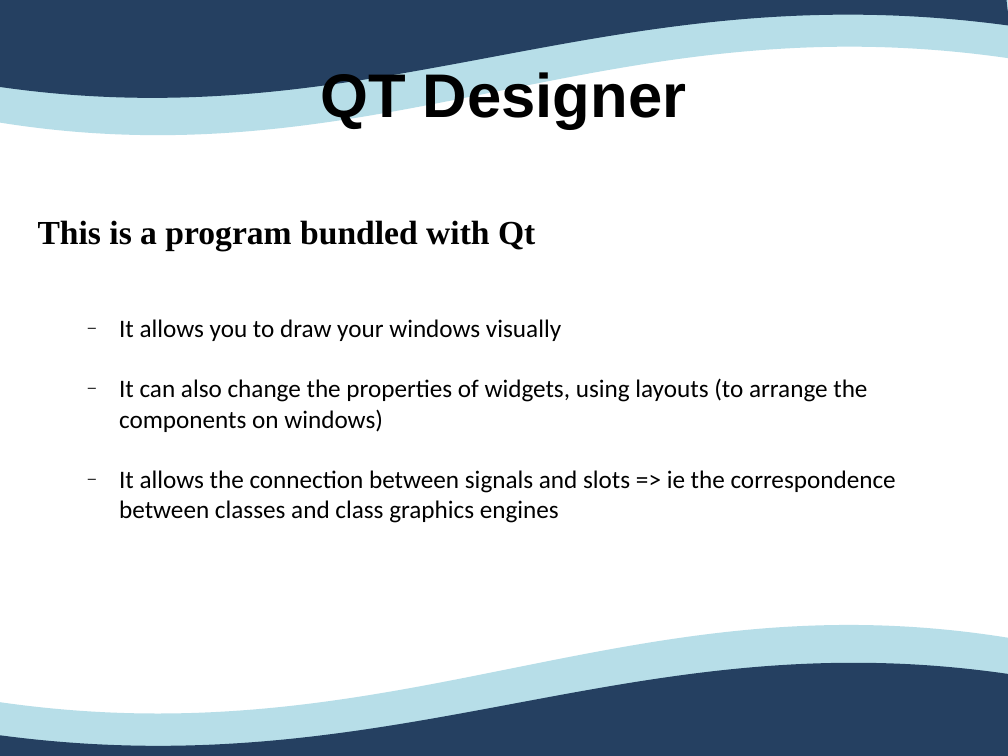
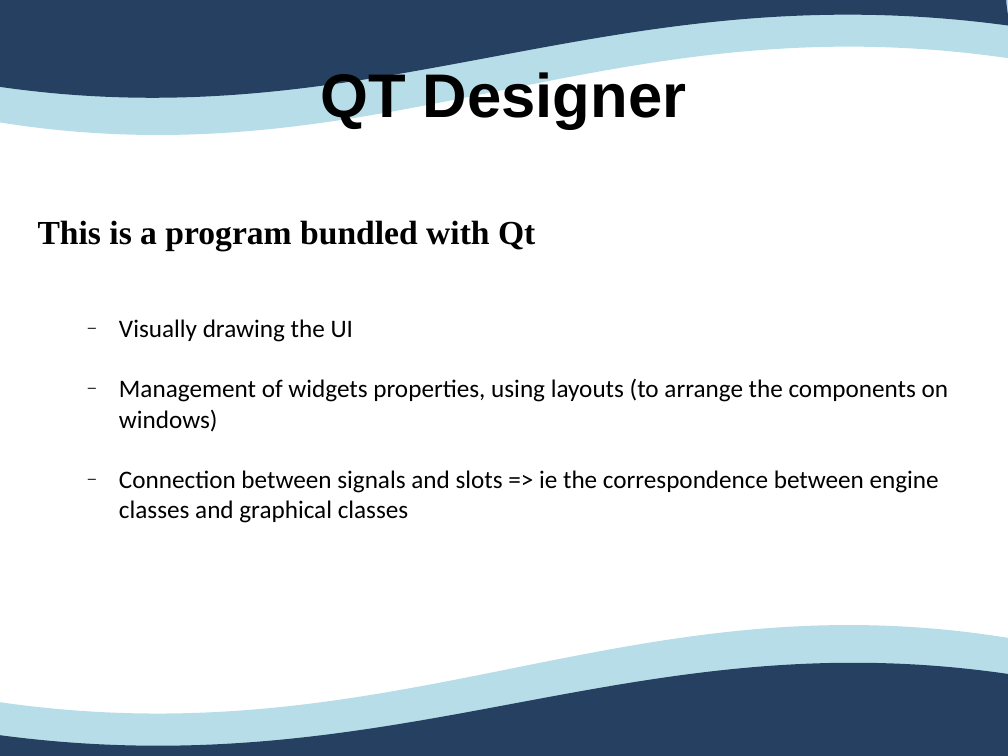
Before and after one commit to Ovan33/Immobilier, a slide deck: slide 20 of docs/Rapport/ProjetTuteureAnglais.ppt (slide 19 before the commit). Drawn at 1008x756 pixels with LibreOffice and Linux fonts; fonts in the diff are those of the drawing. Boxes give left, top, right and bottom in pixels: in the first picture for what was removed or moved away, otherwise in the second. Text is boxed around its words. In the diff, an @@ line names an element or a change of style, - is before the commit and + after.

```diff
--- a/docs/Rapport/ProjetTuteureAnglais.ppt
+++ b/docs/Rapport/ProjetTuteureAnglais.ppt
@@ freeform shape at <box>0,0,1008,98</box>: outline redrawn @@
@@ text at <box>119,319,949,523</box>: text changed @@
-  – It allows you to draw your windows visually
-  – It can also change the properties of widgets, using layouts (to arrange the components on windows)
-  – It allows the connection between signals and slots => ie the correspondence between classes and class graphics engines
+  – Visually drawing the UI
+  – Management of widgets properties, using layouts (to arrange the components on windows)
+  – Connection between signals and slots => ie the correspondence between engine classes and graphical classes
```
Also in this commit, not shown: 21 other slides changed, 3 slides added, 2 slides removed.
